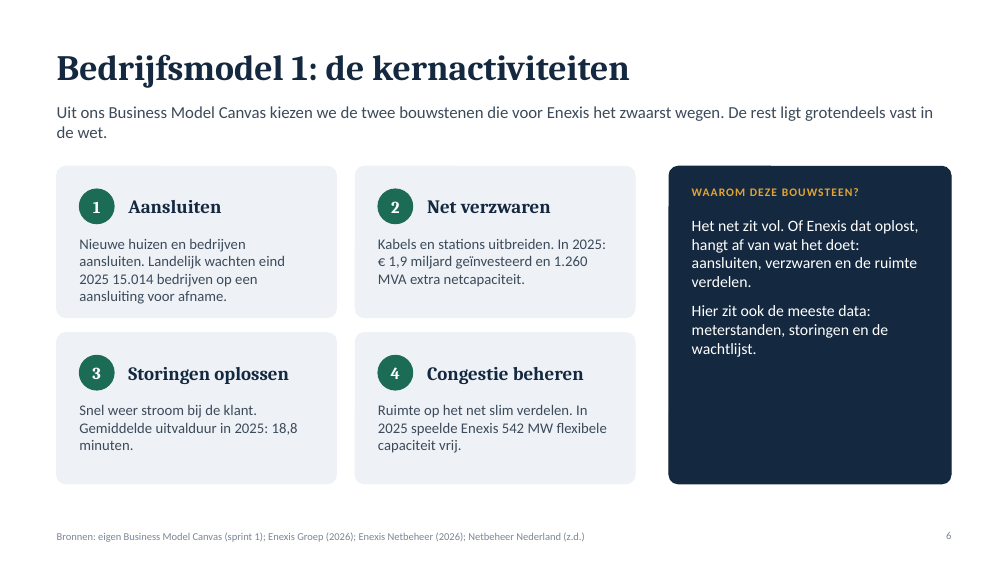
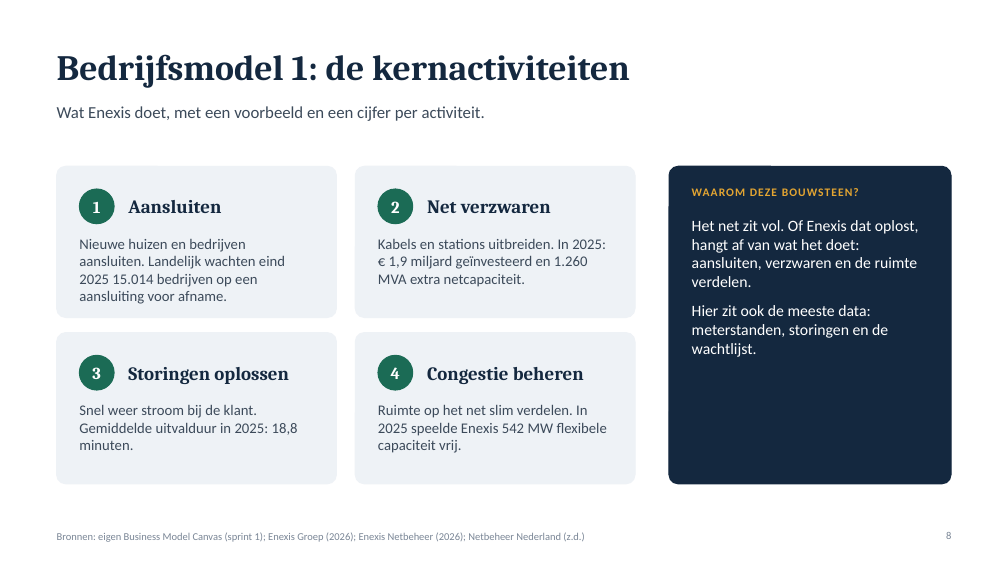
Before and after one commit to FreeWRATH/-betterfish, a slide deck: slide 8 of datalab-sprint2/Datalab1_Presentatie_Sprint1en2_Enexis.pptx (slide 6 before the commit). Drawn at 1008x567 pixels with LibreOffice and Linux fonts; fonts in the diff are those of the drawing. Boxes give left, top, right and bottom in pixels: in the first picture for what was removed or moved away, otherwise in the second. Text is boxed around its words. In the diff, an @@ line names an element or a change of style, - is before the commit and + after.

```diff
--- a/datalab-sprint2/Datalab1_Presentatie_Sprint1en2_Enexis.pptx
+++ b/datalab-sprint2/Datalab1_Presentatie_Sprint1en2_Enexis.pptx
@@ text at <box>57,106,485,121</box>: text changed @@
-Uit ons Business Model Canvas kiezen we de twee bouwstenen die voor Enexis het zwaarst wegen. De rest ligt grotendeels vast in de wet.
+Wat Enexis doet, met een voorbeeld en een cijfer per activiteit.
```
Also in this commit, not shown: 3 other slides changed, 2 slides added, 2 other files.
